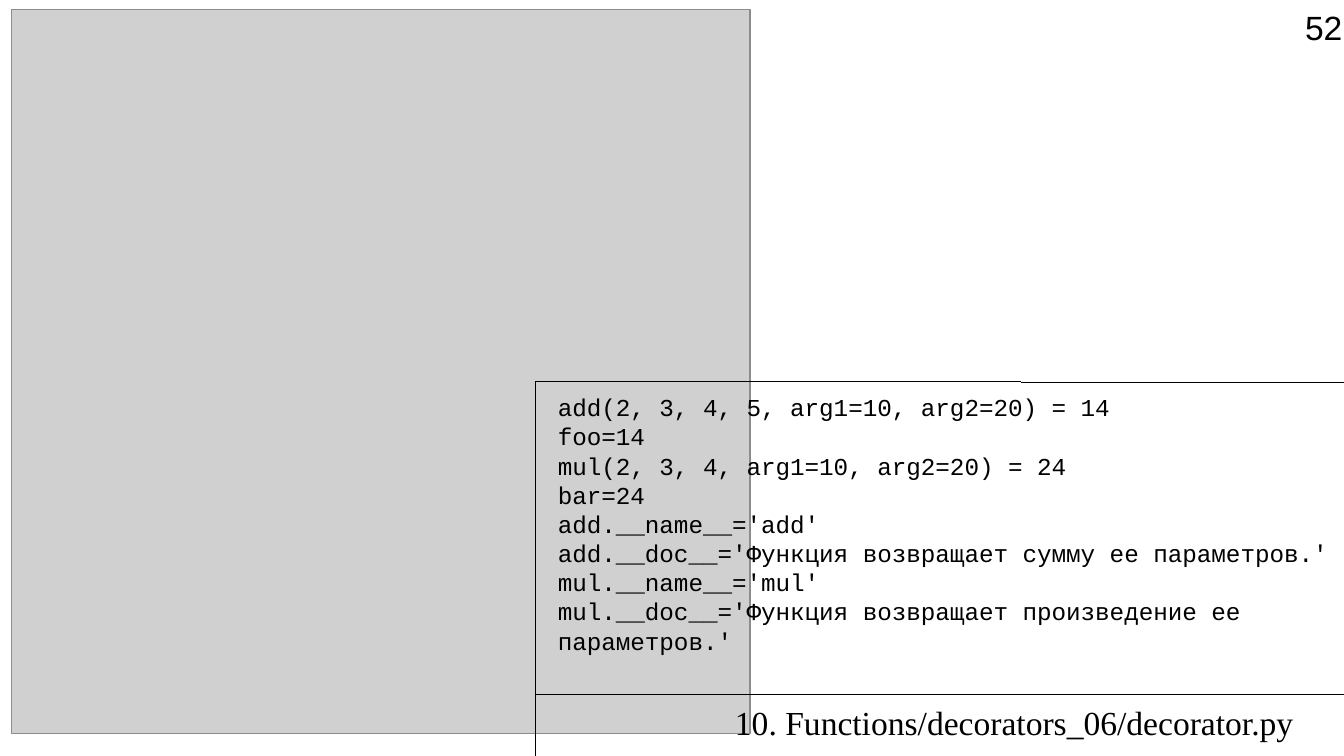
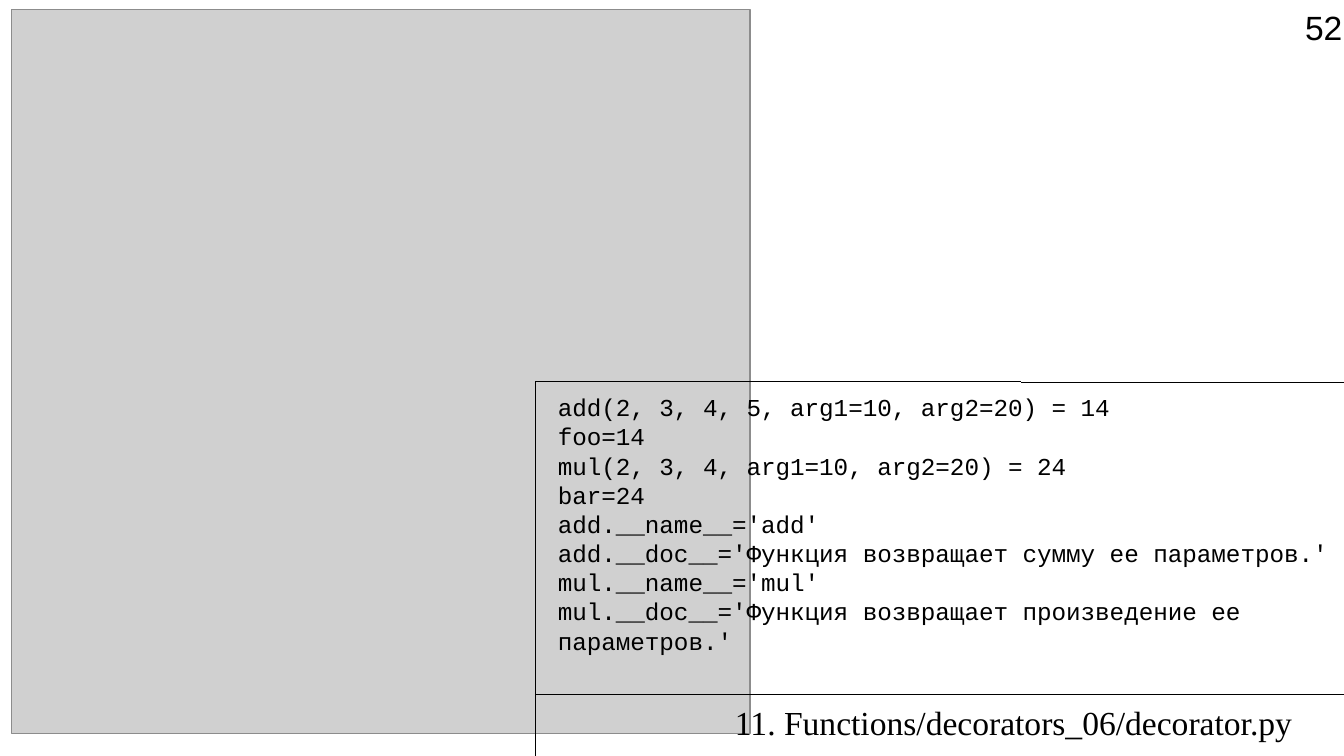
Before and after one commit to Jenyay/python-lectures, a slide deck: slide 52 of presentations/11. Functions.odp. Drawn at 1344x756 pixels with LibreOffice and Linux fonts; fonts in the diff are those of the drawing; grey boxes stand for pictures. Boxes give left, top, right and bottom in pixels: in the first picture for what was removed or moved away, otherwise in the second. Text is boxed around its words. In the diff, an @@ line names an element or a change of style, - is before the commit and + after.

```diff
--- a/presentations/11. Functions.odp
+++ b/presentations/11. Functions.odp
@@ text at (735,708,1292,741): text changed @@
-10. Functions/decorators_06/decorator.py
+11. Functions/decorators_06/decorator.py
```
Also in this commit, not shown: 9 other slides changed, 1 other file.
